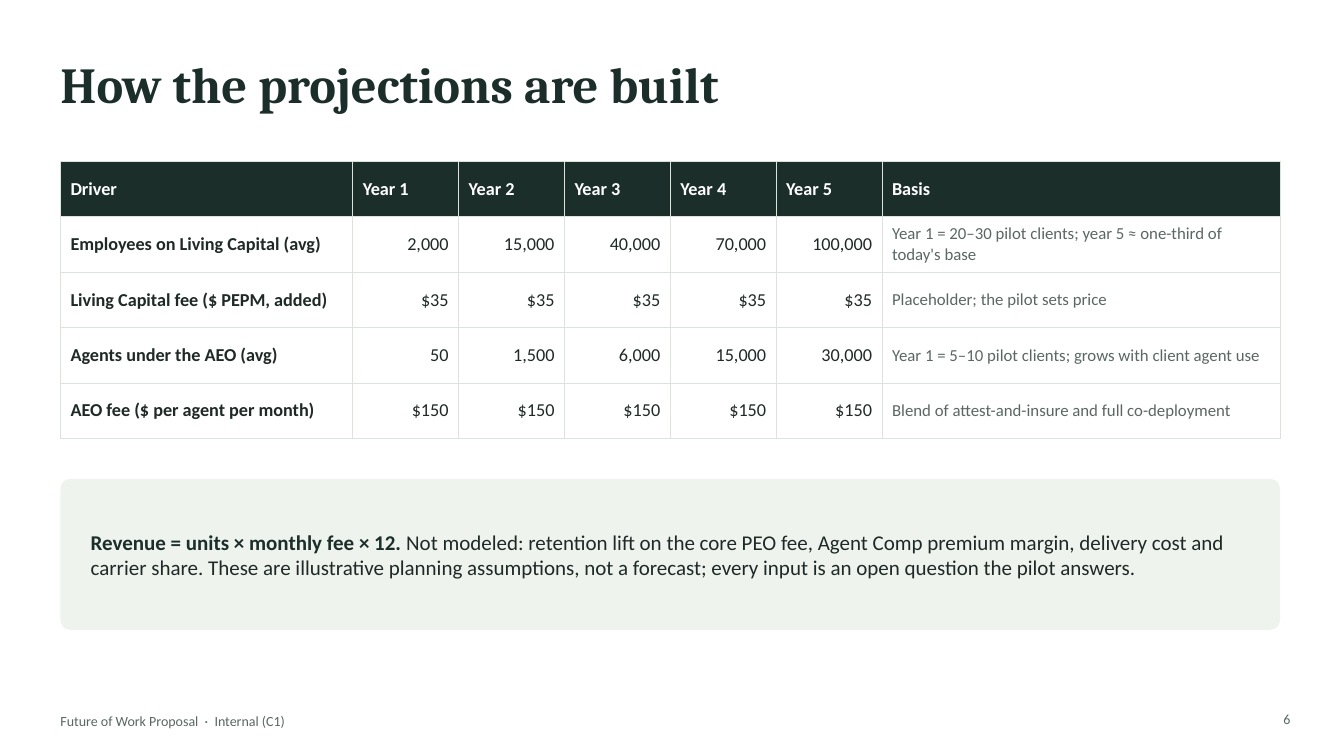
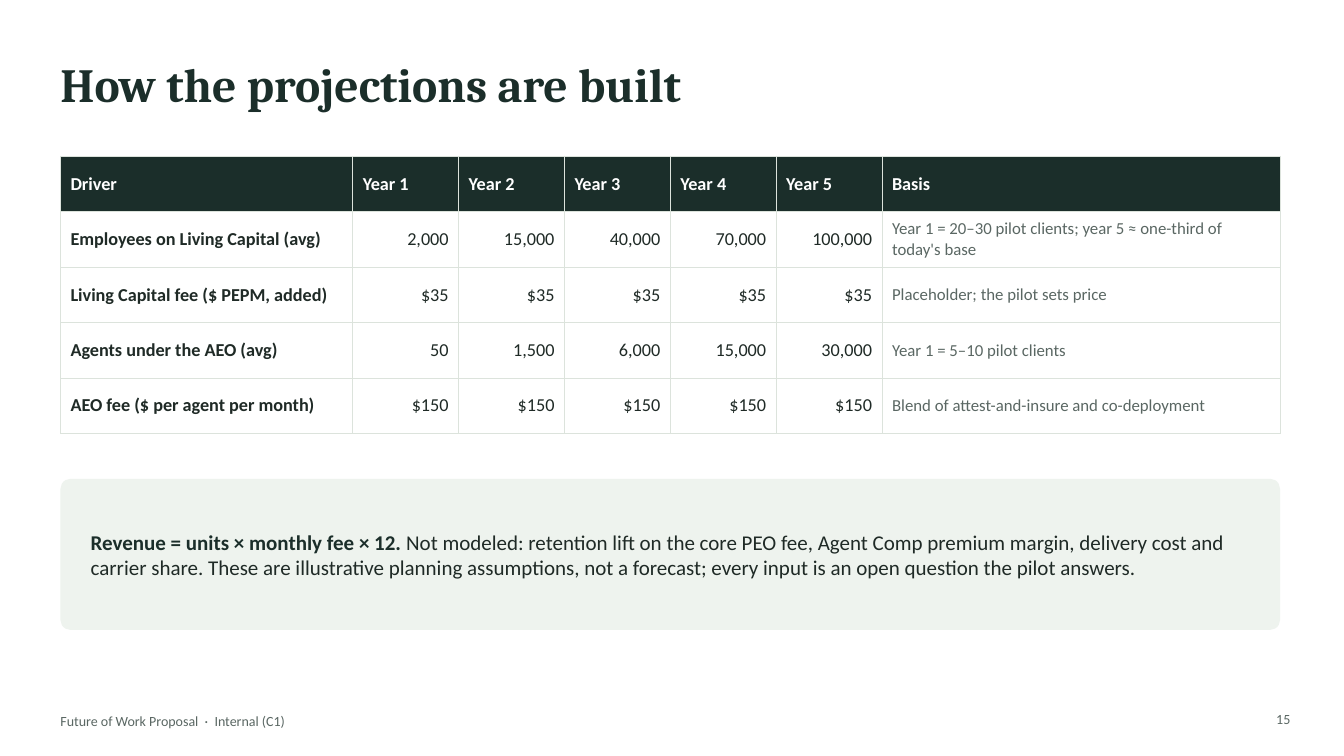
Before and after one commit to jeffw5/PLM-Dashboard, a slide deck: slide 15 of HR Services Provider/The Future of Work/Future-of-Work-Proposal.pptx (slide 6 before the commit). Drawn at 1344x756 pixels with LibreOffice and Linux fonts; fonts in the diff are those of the drawing. Boxes give left, top, right and bottom in pixels: in the first picture for what was removed or moved away, otherwise in the second. Text is boxed around its words. In the diff, an @@ line names an element or a change of style, - is before the commit and + after.

```diff
--- a/HR Services Provider/The Future of Work/Future-of-Work-Proposal.pptx
+++ b/HR Services Provider/The Future of Work/Future-of-Work-Proposal.pptx
@@ title "How the projections are built" at box(60, 69, 681, 112): size 36 to 34 pt @@
@@ table at box(60, 156, 1280, 418) @@
-row 4, column 7: Year 1 = 5–10 pilot clients; grows with client agent use
+row 4, column 7: Year 1 = 5–10 pilot clients
-row 5, column 7: Blend of attest-and-insure and full co-deployment
+row 5, column 7: Blend of attest-and-insure and co-deployment
@@ table: place and size @@
-table at box(60, 161, 1280, 423)
+table at box(60, 156, 1280, 418)
@@ page number at box(1276, 715, 1290, 724): text changed @@
-6
+15
```
Also in this commit, not shown: 10 other slides changed, 27 slides added, 6 slides removed.
